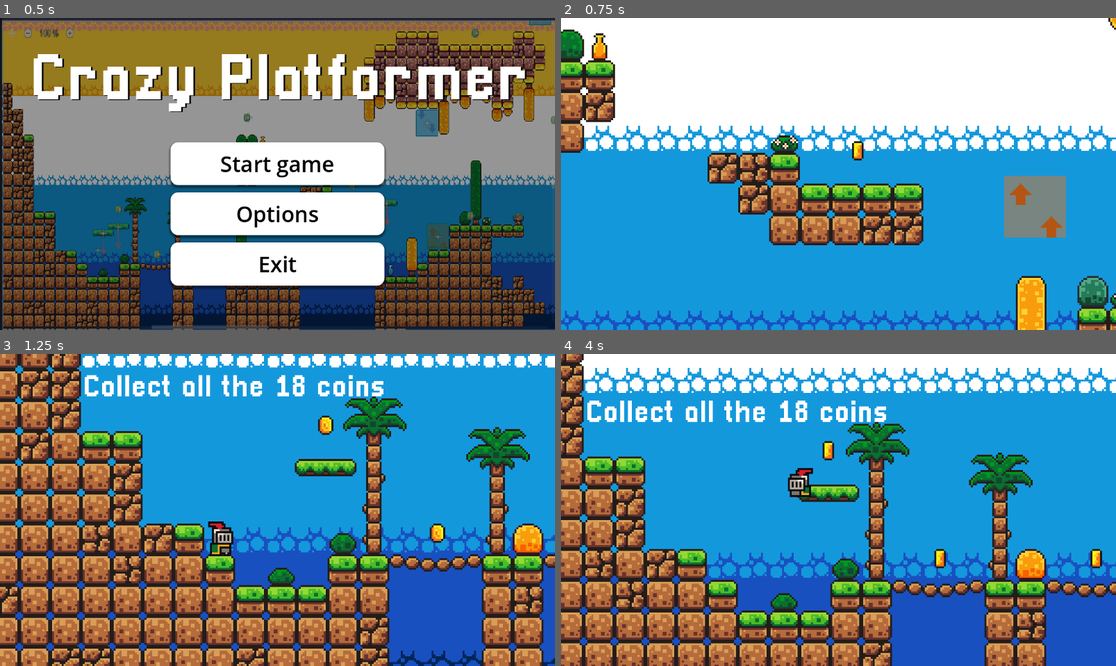
Above: before the commit, frames 1-4 (two rows, left to right).
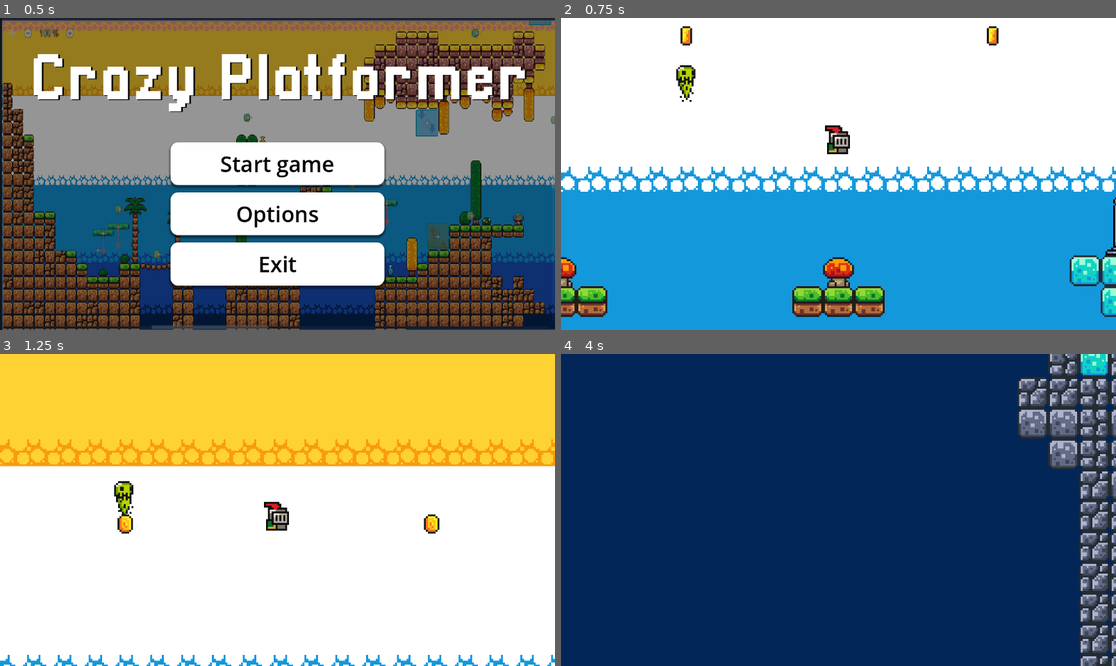
Above: after the commit, the same moments.

Repository: pigiped/PlatformerTrainingGodot-Ufficio
Game: Godot game, scene res://scenes/main_menu.tscn
Two runs of this game, one before a commit and one after it. Both use one fixed random seed, a clock stepped at 60 frames per second and the inputs below.
Inputs:
- Up to frame 1 (0.5 s): no input
- Up to frame 2 (0.75 s): click "Start game" at 0.5 s
- Up to frame 3 (1.25 s): no input
- Up to frame 4 (4 s): hold F 1.28-2.03 s; hold Right (move_right) 1.28-2.78 s; tap Space (jump) at 1.52, 2.27, 3.77 s; tap F at 2.1, 3.6 s; hold F 2.78-3.53 s; hold Left (move_left) from 2.78 s (still down)

Frame 1 is identical in both runs. In frame 2, 32% of the frame differs, in the area x 0-100%, y 0-100%; in frame 3, 100%; in frame 4, 100%.
Error in both runs: Invalid call. Nonexistent function '_get_player_pos' in base 'Node (game_manager.gd)'. (res://scripts/player.gd:48)

Commit message:
checkpoint save system

Diff:
--- a/scenes/game.tscn
+++ b/scenes/game.tscn
@@ -308,7 +308,7 @@
 
 [node name="coins" type="Node" parent="."]
 
-[node name="coin" parent="coins" instance=ExtResource("4_pddcu")]
+[node name="coin1" parent="coins" instance=ExtResource("4_pddcu")]
 position = Vector2(83, 26)
 
 [node name="coin2" parent="coins" instance=ExtResource("4_pddcu")]
--- a/scripts/GUI.gd
+++ b/scripts/GUI.gd
@@ -5,14 +5,15 @@
 @onready var h_flow_container: HFlowContainer = $Control/HFlowContainer
 
 func _ready() -> void:
-	SignalBus.coin_picked.connect(update_score.bind())
+	SignalBus.connect("coin_picked",update_score)
 	SignalBus.connect("checkpoint", _on_checkpoint)
 	set_score(GameManager.saved_score)
 
 func _on_checkpoint() -> void:
 	GameManager._save_score(score)
 
-func update_score():
+func update_score(name):
+	print("updated score +1")
 	score += 1
 	add_coin()
 	if(score == 18):
--- a/scripts/checkpoint.gd
+++ b/scripts/checkpoint.gd
@@ -1,10 +1,18 @@
 extends Area2D
 
+var picked_coins = []
+
+func _ready() -> void:
+	SignalBus.connect("coin_picked", record_coin_picked)
 
 func _on_body_entered(body: Node2D) -> void:
+	GameManager._set_saved_coins(picked_coins)
 	SignalBus.checkpoint.emit()
-	GameManager._set_checkpoint()
 	print("hitted checkpoint")
 	var texture = load("res://assets/sprites/flag.png")
 	get_node("Sprite2D").texture = texture
 	get_node("CollisionShape2D").queue_free()
+
+func record_coin_picked(name: String) -> void:
+	picked_coins.append(name)
+	print("appended: ", name)
--- a/scripts/coin.gd
+++ b/scripts/coin.gd
@@ -2,6 +2,11 @@
 
 @onready var animation_player: AnimationPlayer = $PickupSound/AnimationPlayer
 
+func _ready() -> void:
+	if(GameManager.saved_coins.has(self.name)):
+		print("kys")
+		queue_free()
+
 func _on_body_entered(body: Node2D) -> void:
 	SignalBus.coin_picked.emit(name)
 	animation_player.play("pickup")
--- a/scripts/game_manager.gd
+++ b/scripts/game_manager.gd
@@ -1,17 +1,20 @@
 extends Node
 
-var player_pos: Vector2i = Vector2i(-31,-31)
-#var player_pos: Vector2i = Vector2i(912,-31)
+#var player_pos: Vector2i = Vector2i(-31,-31)
+var player_pos: Vector2i = Vector2i(912,-31)
 var checkpoint_player_pos: Vector2i = Vector2i(1100,-60)
 var deaths: int = 0
 var saved_score: int = 0
-var picked_coins
-
+var saved_coins = []
 
 func _ready() -> void:
 	Engine.time_scale = 1
 	SignalBus.connect("checkpoint", _on_checkpoint)
 	print("game manager ready")
+
+
+func _set_saved_coins(picked_coins: Array):
+	saved_coins = picked_coins
 
 func _on_checkpoint() -> void:
 	_set_checkpoint()
